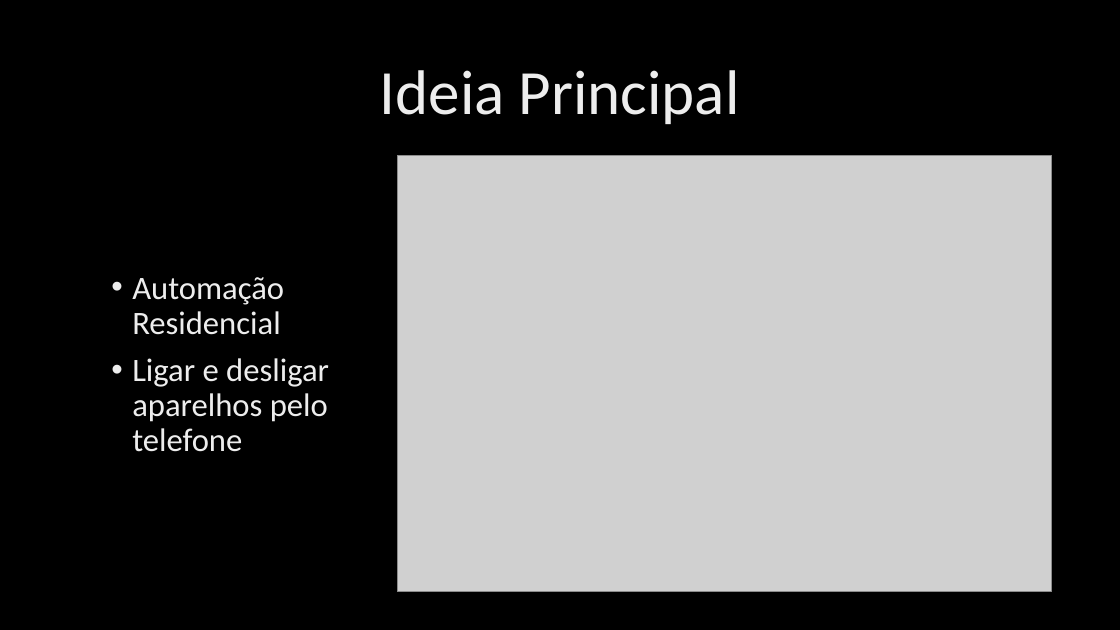
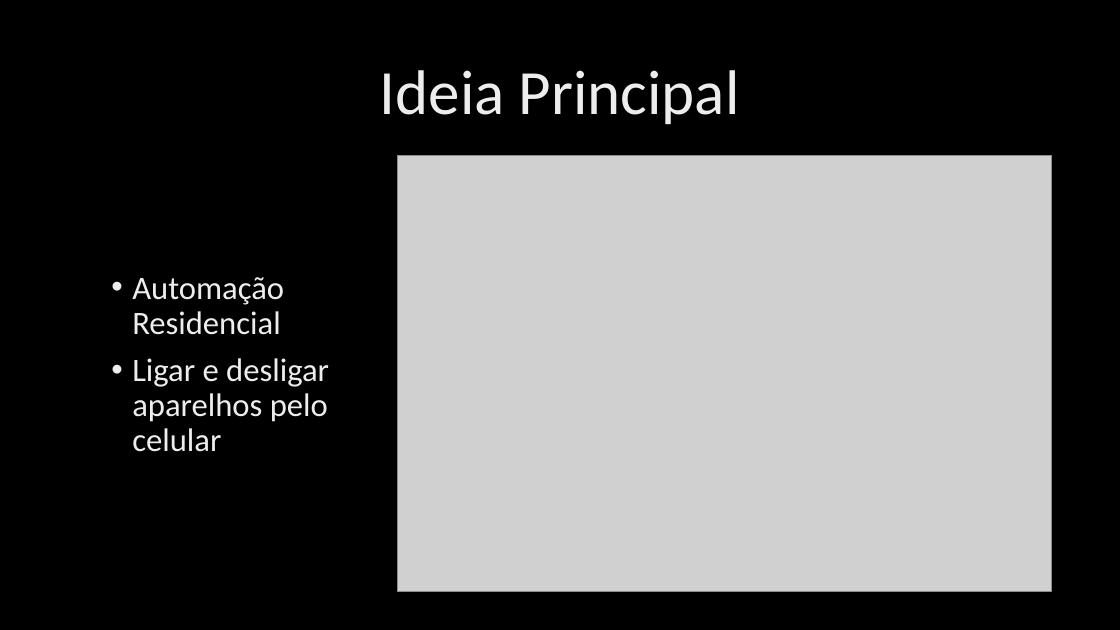
Before and after one commit to Cividati/C115, a slide deck: slide 2 of Trabalho sobre MQTT.pptx. Drawn at 1120x630 pixels with LibreOffice and Linux fonts; fonts in the diff are those of the drawing; grey boxes stand for pictures; background and template pictures are left out. Boxes give left, top, right and bottom in pixels: in the first picture for what was removed or moved away, otherwise in the second. Text is boxed around its words. In the diff, an @@ line names an element or a change of style, - is before the commit and + after.

```diff
--- a/Trabalho sobre MQTT.pptx
+++ b/Trabalho sobre MQTT.pptx
@@ text at box(132, 358, 329, 452): text changed @@
-• Ligar e desligar
-  aparelhos pelo
-  telefone
+• Ligar e desligar
+  aparelhos pelo
+  celular
```
Also in this commit, not shown: 1 other slide changed.
